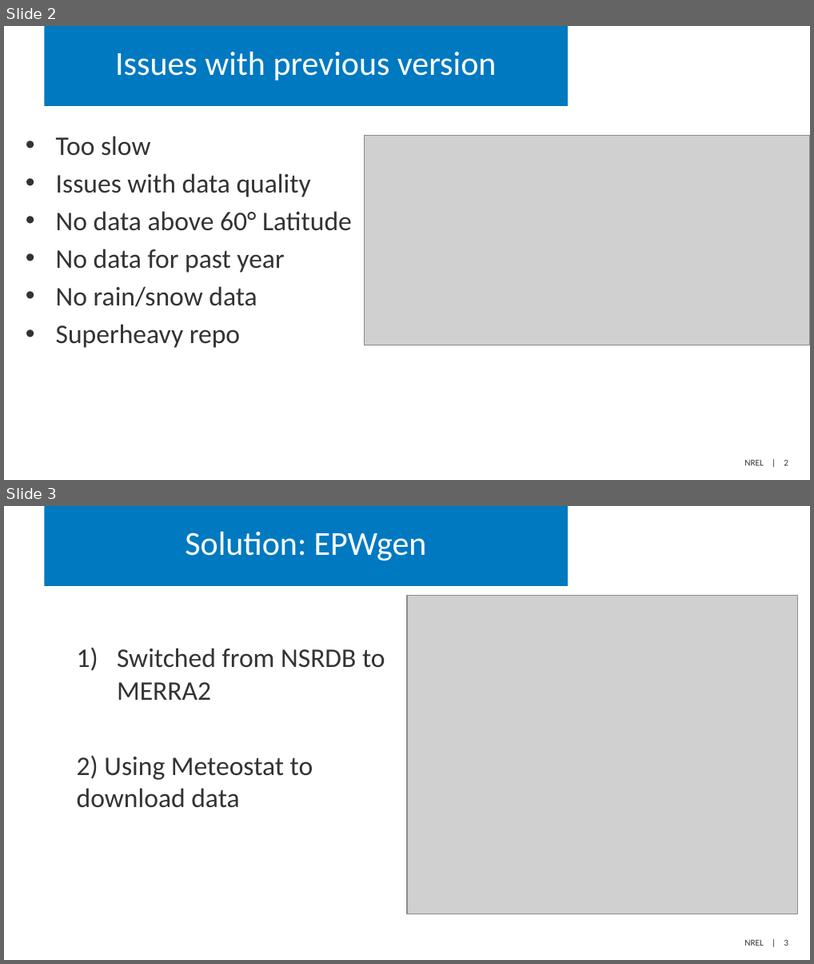
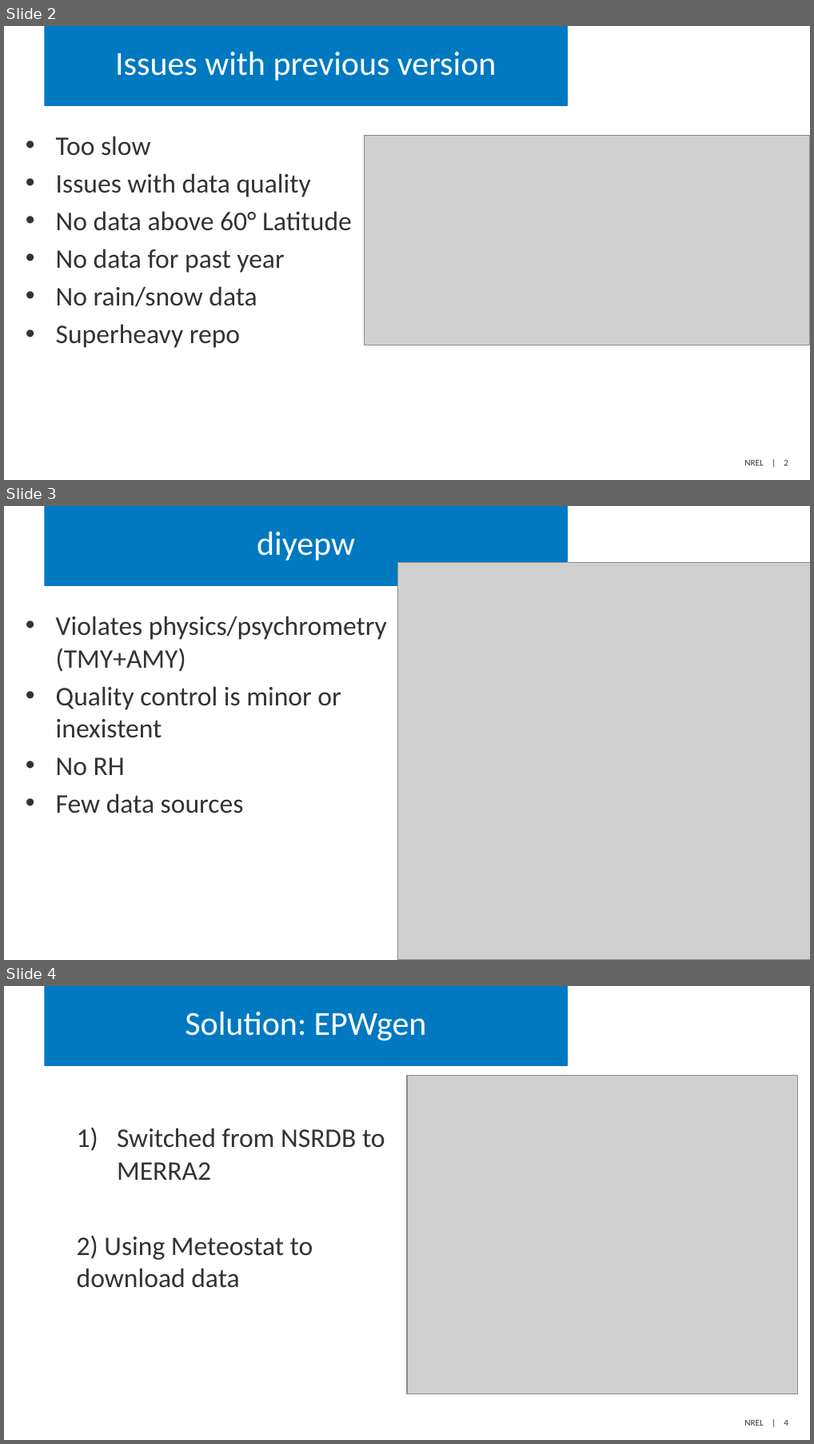
Before and after one commit to NatLabRockies/EPWgen, a slide deck: epwgen.pptx. Shown one above the other, each under a label of ours: slides 2 and 3 before the commit, slides 2, 3 and 4 after it. The pictures are 814x964 and 814x1444 pixels, drawn with LibreOffice and Linux fonts; fonts in the diff are those of the drawing; grey boxes stand for pictures. Boxes give left, top, right and bottom in pixels: in the first picture for what was removed or moved away, otherwise in the second. Text is boxed around its words. In the diff, an @@ line names an element or a change of style, - is before the commit and + after.

```diff
--- a/epwgen.pptx
+++ b/epwgen.pptx
@@ slide 3 added at (4,506,810,960), background #FFFFFF @@
@@ title added at (44,506,568,586), fill #0079C1, 30 pt, text #FFFFFF @@
+diyepw
@@ picture added at (398,563,810,960) @@
@@ text added at (56,616,387,813), 24 pt, text #333333 @@
+• Violates physics/psychrometry (TMY+AMY)
+• Quality control is minor or inexistent
+• No RH
+• Few data sources
@@ what was slide 3 is now slide 4 @@
@@ page number at (745,1420,789,1425): text changed @@
-NREL | 3
+NREL | 4
```
Also in this commit, not shown: 5 other files.
